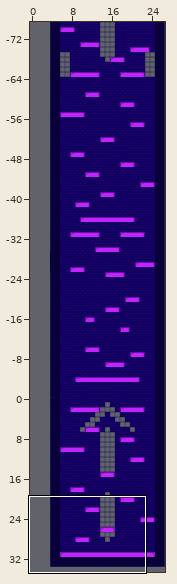
Tiled map -- assets/tilemap/FishingHero_TileMap_FiXED.tmx. The first picture is a wide view before the edit; the outline marks the close-up.
Close-up. As it was:
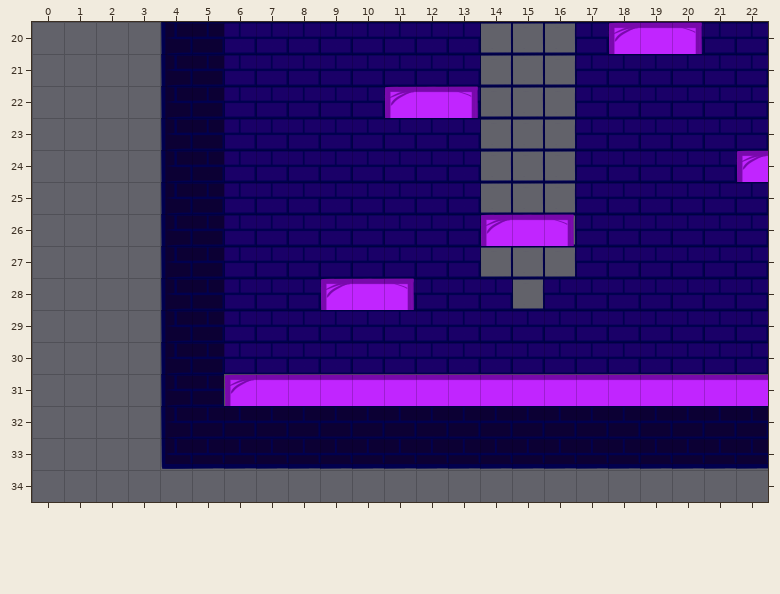
Cells are 64x64 px. Shown: x 0..22, y 20..34.
The same view after the edit:
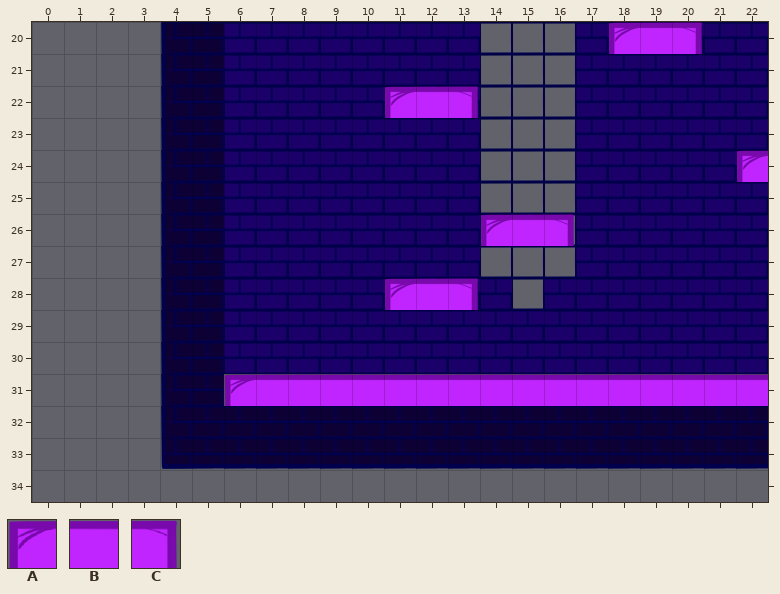
Key: from "Tower_new": A 3, B 4, C 5.
_ is an empty cell.
The edit:
Layer "Platforms":
y 28: x 9..13 ABC__ -> __ABC
Pixel boxes of the changes (left, top, right, bottom) in both close-ups:
changed: (321, 278, 478, 310)
